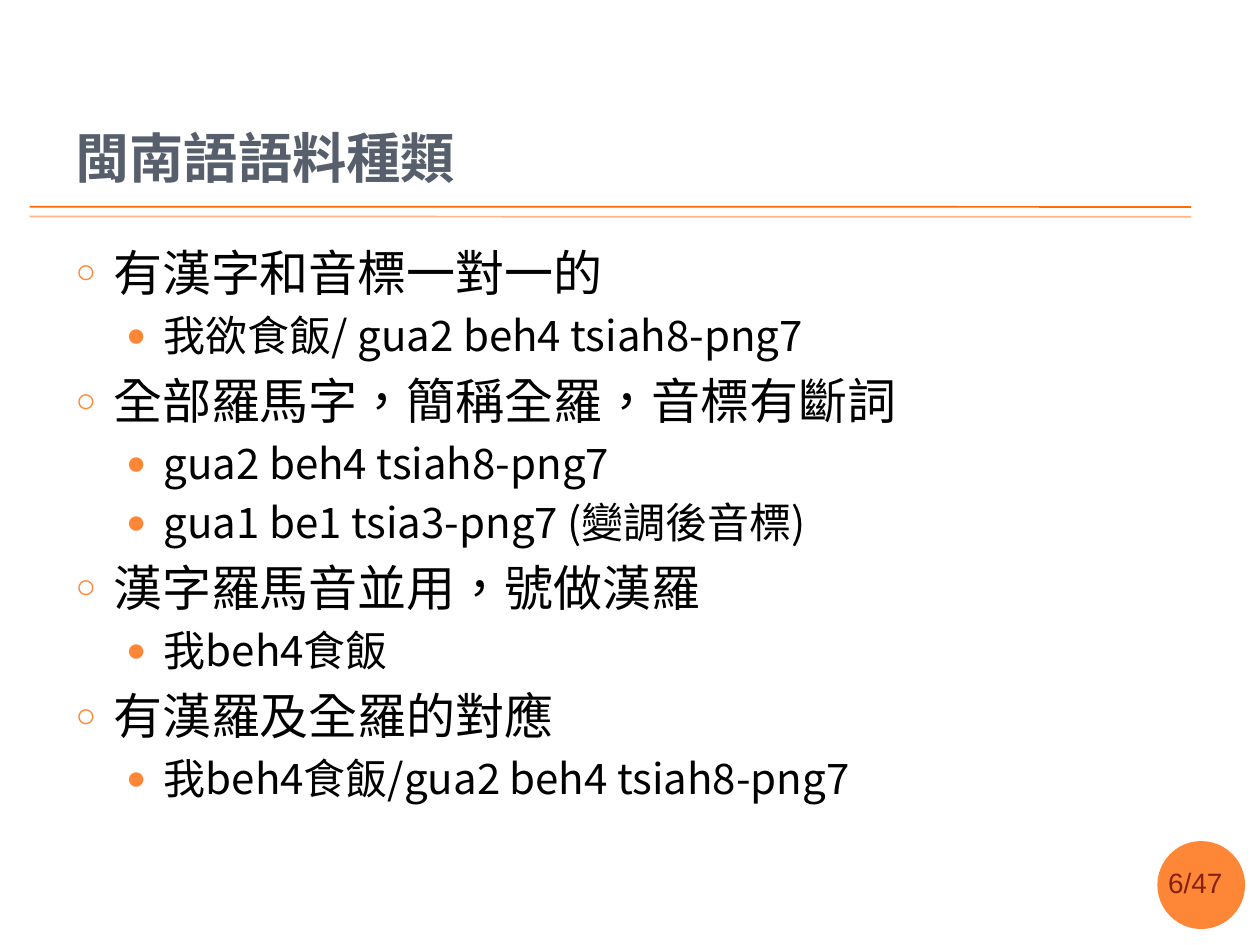
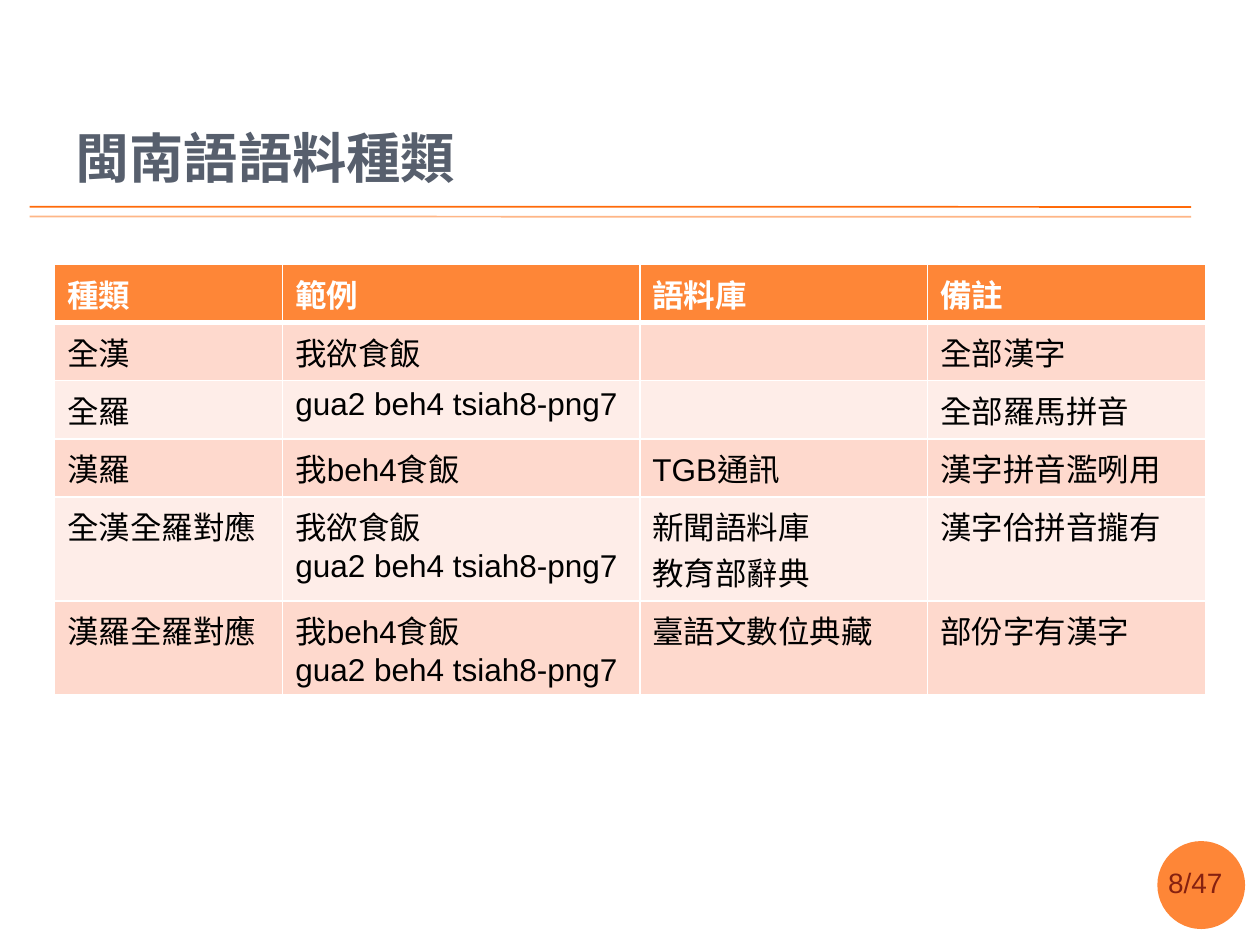
Before and after one commit to sih4sing5hong5/po3-ko3_tau5-iann2-phinn3, a slide deck: slide 8 of 翻譯報告.pptx (slide 6 before the commit). Drawn at 1260x945 pixels with LibreOffice and Linux fonts; fonts in the diff are those of the drawing; background and template pictures are left out. Boxes give left, top, right and bottom in pixels: in the first picture for what was removed or moved away, otherwise in the second. Text is boxed around its words. In the diff, an @@ line names an element or a change of style, - is before the commit and + after.

```diff
--- a/翻譯報告.pptx
+++ b/翻譯報告.pptx
@@ table added at bbox=[54, 265, 1203, 691], 6 rows, 4 columns @@
+種類 | 範例 | 語料庫 | 備註
+全漢 | 我欲食飯 |  | 全部漢字
+全羅 | gua2 beh4 tsiah8-png7 |  | 全部羅馬拼音
+漢羅 | 我beh4食飯 | TGB通訊 | 漢字拼音濫咧用
+全漢全羅對應 | 我欲食飯 / gua2 beh4 tsiah8-png7 | 新聞語料庫 / 教育部辭典 | 漢字佮拼音攏有
+漢羅全羅對應 | 我beh4食飯 / gua2 beh4 tsiah8-png7 | 臺語文數位典藏 | 部份字有漢字
@@ text removed at bbox=[113, 249, 896, 805] @@
-○ 有漢字和音標一對一的
-  ● 我欲食飯/ gua2 beh4 tsiah8-png7
-○ 全部羅馬字，簡稱全羅，音標有斷詞
-  ● gua2 beh4 tsiah8-png7
-  ● gua1 be1 tsia3-png7 (變調後音標)
-○ 漢字羅馬音並用，號做漢羅
-  ● 我beh4食飯
-○ 有漢羅及全羅的對應
-  ● 我beh4食飯/gua2 beh4 tsiah8-png7
@@ page number at bbox=[1168, 873, 1222, 893]: text changed @@
-6/47
+8/47
```
Also in this commit, not shown: 4 other slides changed, 2 slides added.
